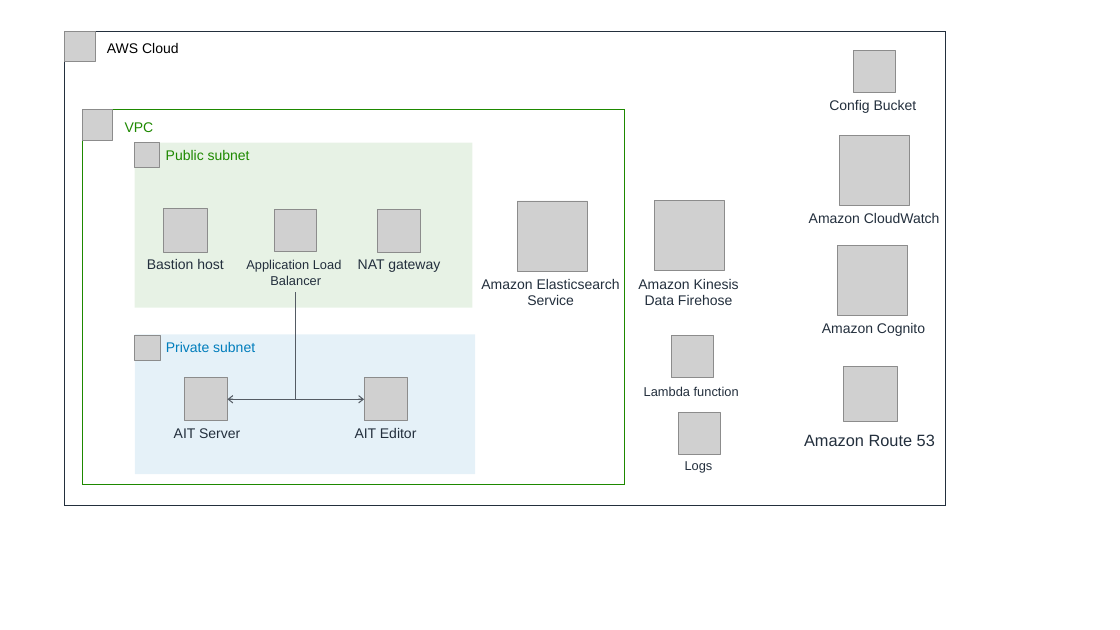
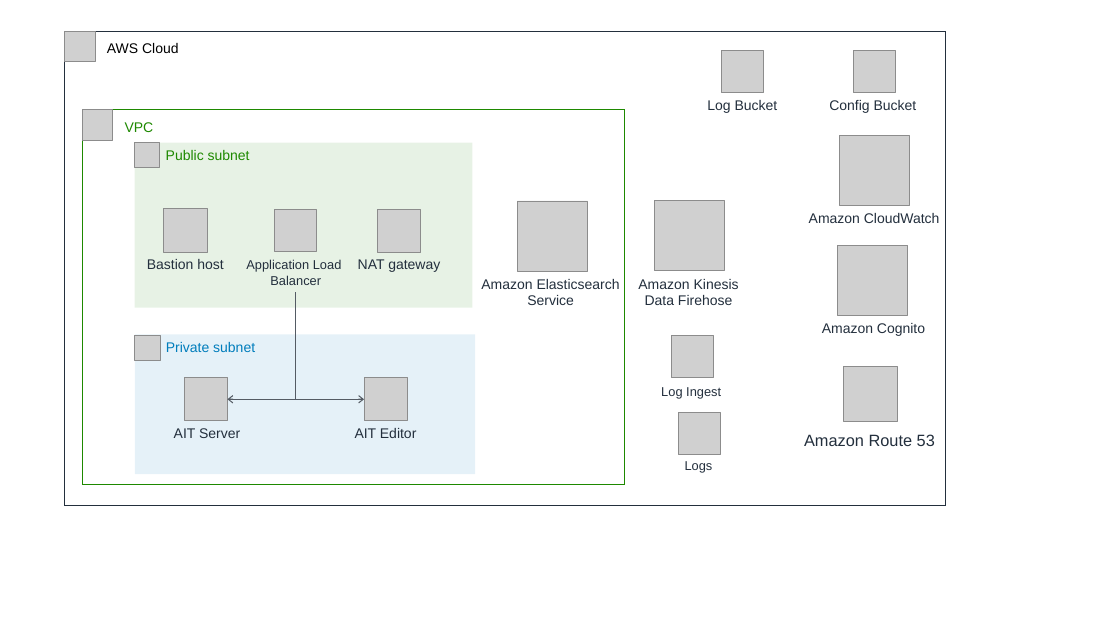
Before and after one commit to aws-quickstart/quickstart-ammos-smallsat-toolkit, a slide deck: slide 1 of images/architecture_diagram.pptx. Drawn at 1120x630 pixels with LibreOffice and Linux fonts; fonts in the diff are those of the drawing; grey boxes stand for pictures. Boxes give left, top, right and bottom in pixels: in the first picture for what was removed or moved away, otherwise in the second. Text is boxed around its words. In the diff, an @@ line names an element or a change of style, - is before the commit and + after.

Commit message:
Add arch diagrams (rough pptx draft)

```diff
--- a/images/architecture_diagram.pptx
+++ b/images/architecture_diagram.pptx
@@ picture added at <box>722,50,764,92</box> @@
@@ text added at <box>707,100,778,113</box>, 12 pt, text #232F3D @@
+Log Bucket
@@ text at <box>661,387,721,399</box>: text changed @@
-Lambda function
+Log Ingest
```
Also in this commit, not shown: 2 other files.
